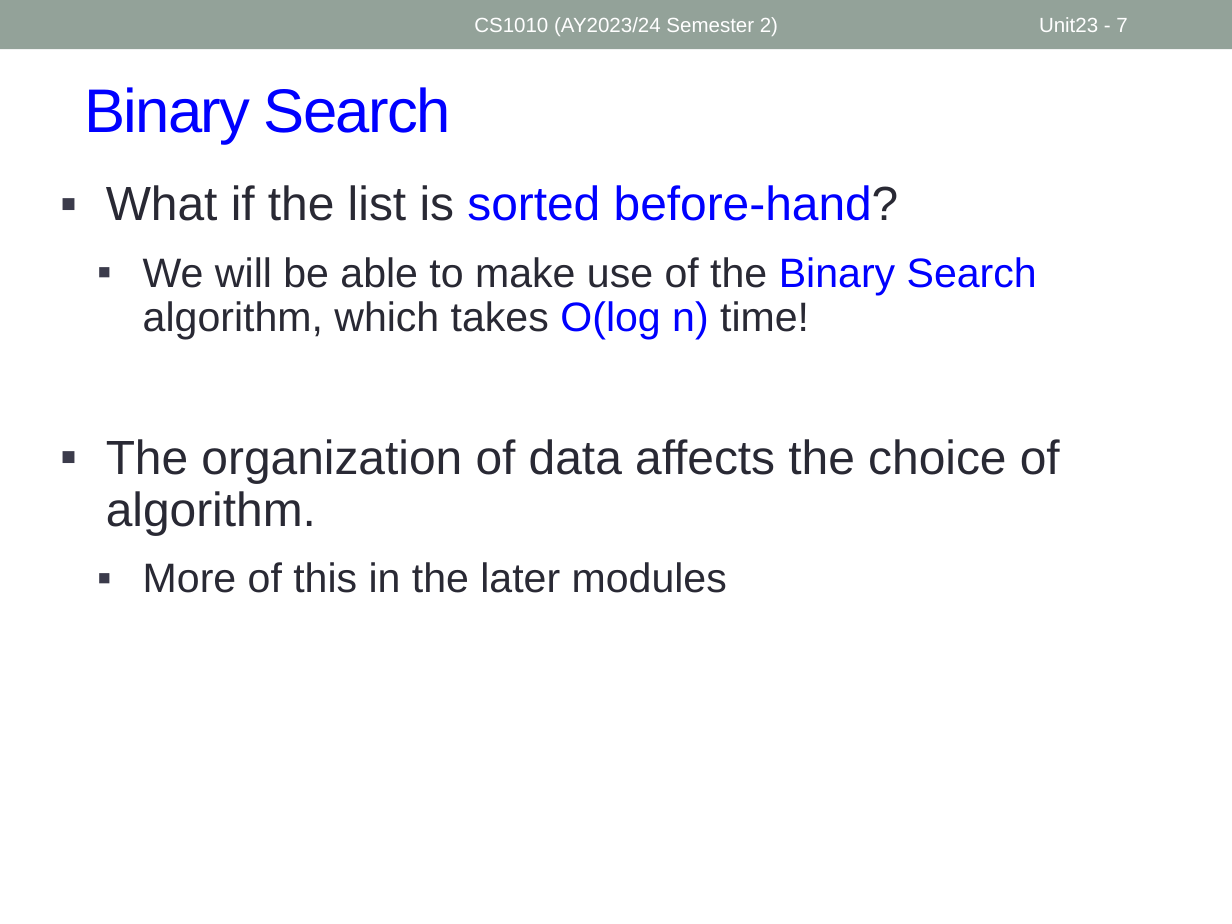
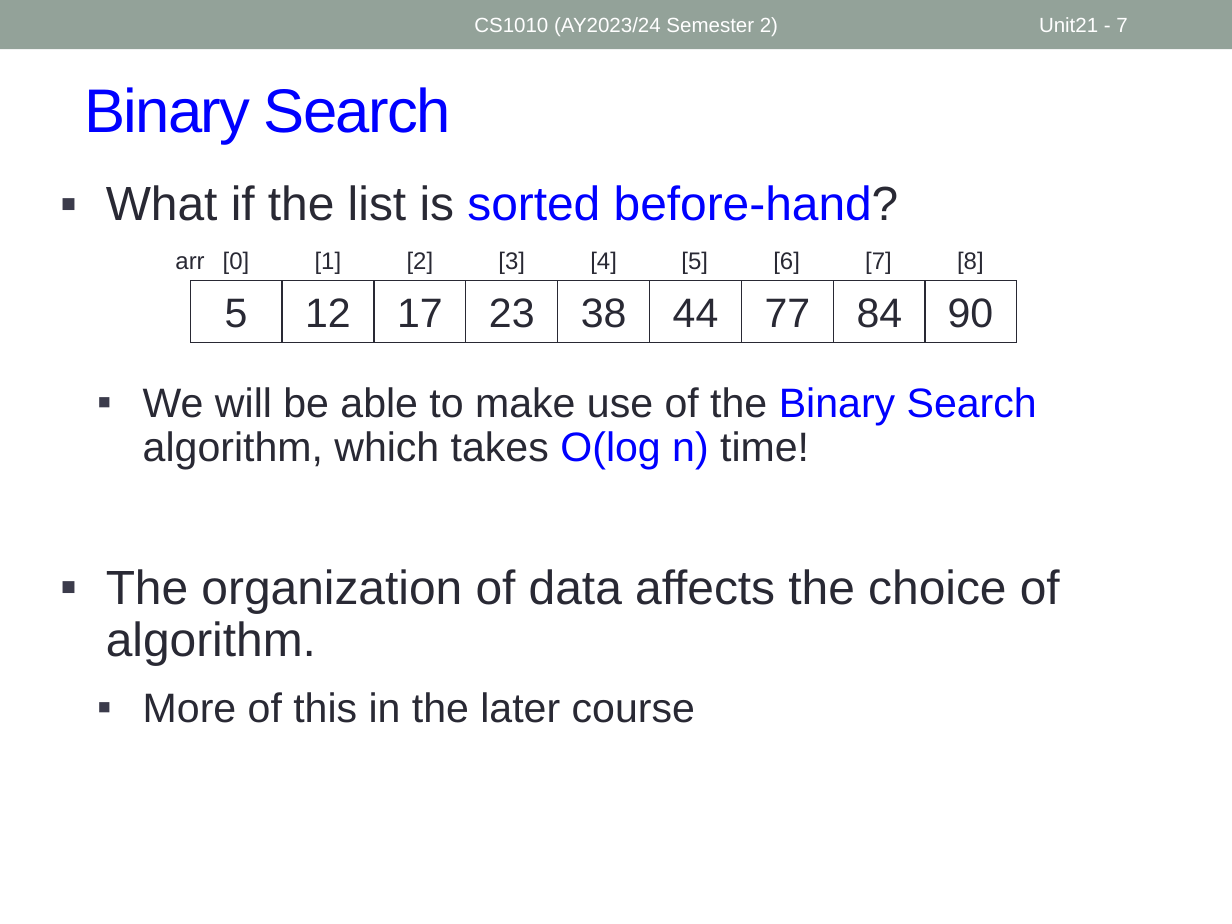
Before and after one commit to nus-cs1010-2425-s2/website, a slide deck: slide 7 of slides/Unit21_Searching.pptx. Drawn at 1232x924 pixels with LibreOffice and Linux fonts; fonts in the diff are those of the drawing. Boxes give left, top, right and bottom in pixels: in the first picture for what was removed or moved away, otherwise in the second. Text is boxed around its words. In the diff, an @@ line names an element or a change of style, - is before the commit and + after.

```diff
--- a/slides/Unit21_Searching.pptx
+++ b/slides/Unit21_Searching.pptx
@@ page number at (1039, 17, 1127, 32): text changed @@
-Unit23 - 7
+Unit21 - 7
@@ group added at (175, 251, 1016, 342): 10 texts, 9 rectangles @@
+5
+12
+17
+23
+38
+44
+77
+84
+90
+[0]
+[1]
+[2]
+[3]
+[4]
+[5]
+[6]
+[7]
+[8]
+arr
@@ text at (143, 692, 695, 723): text changed @@
-  ▪ More of this in the later modules
+  ▪ More of this in the later course
```
Also in this commit, not shown: 3 other slides changed, 1 slide added, 4 other files.
